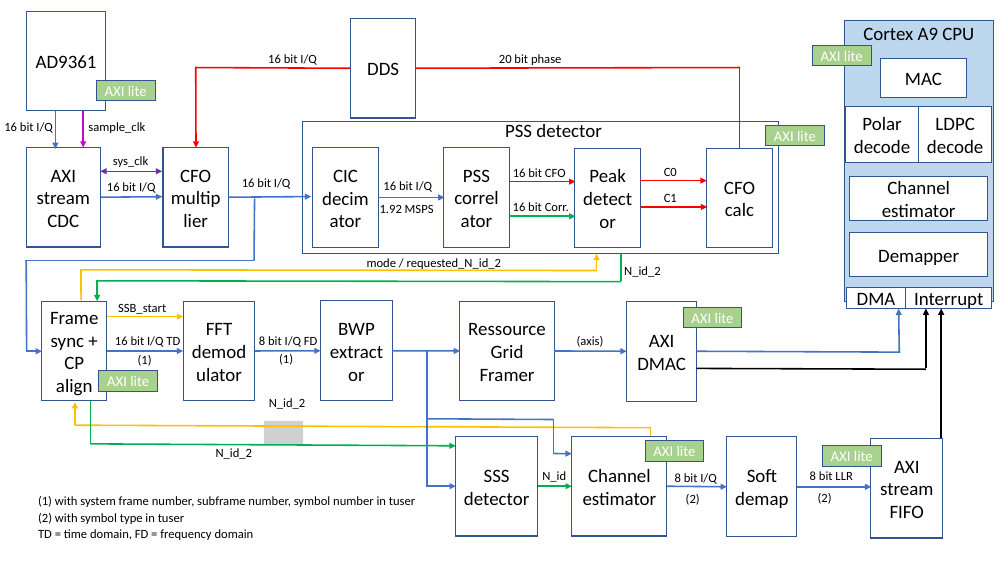
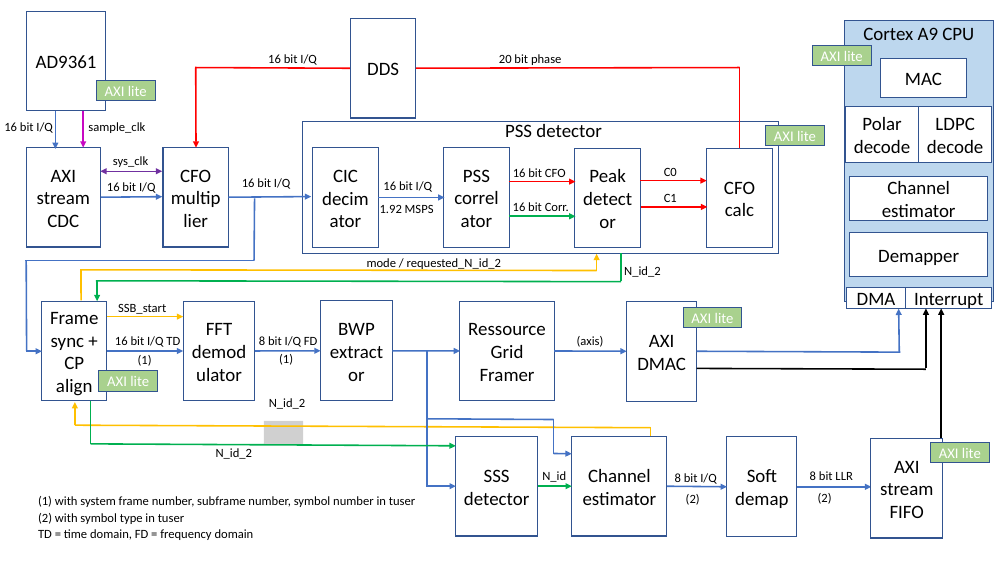
Before and after one commit to catkira/open5G_phy, a slide deck: slide 1 of doc/overview.pptx. Drawn at 1008x567 pixels with LibreOffice and Linux fonts; fonts in the diff are those of the drawing; grey boxes stand for pictures. Boxes give left, top, right and bottom in pixels: in the first picture for what was removed or moved away, otherwise in the second. Text is boxed around its words. In the diff, an @@ line names an element or a change of style, - is before the commit and + after.

```diff
--- a/doc/overview.pptx
+++ b/doc/overview.pptx
@@ rectangle removed at bbox=[645, 441, 704, 461] @@
-AXI lite
@@ rectangle "AXI lite": place and size @@
-rectangle "AXI lite" at bbox=[823, 446, 882, 467]
+rectangle "AXI lite" at bbox=[931, 442, 990, 463]
```
Also in this commit, not shown: 1 other file.
